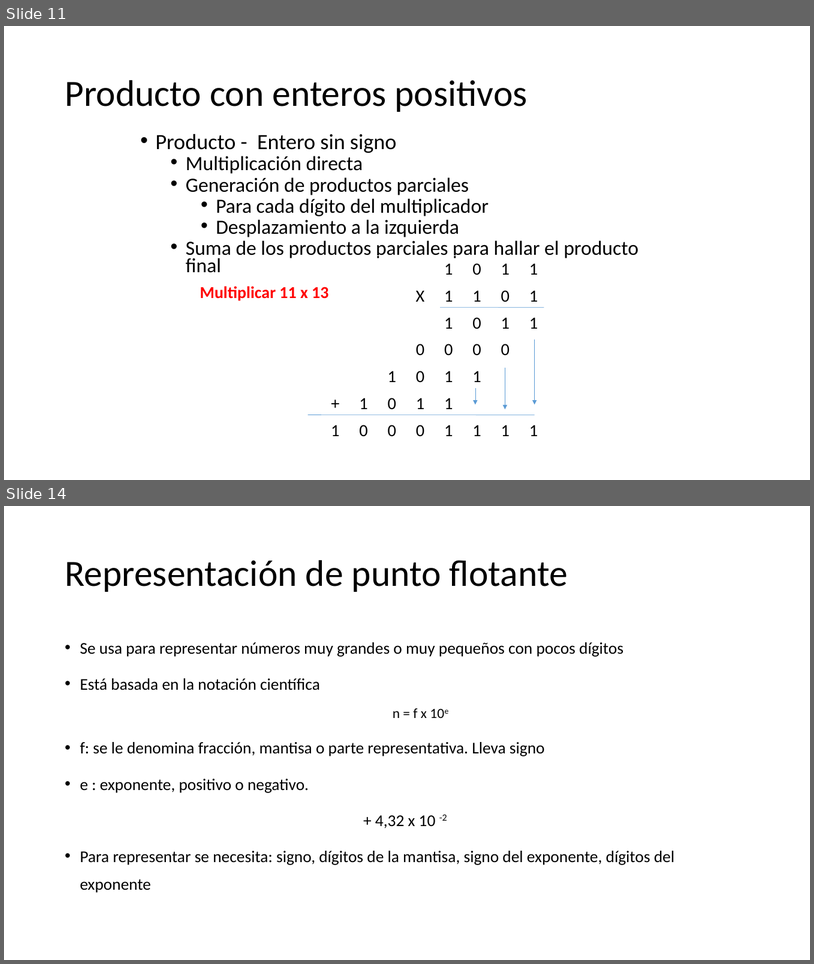
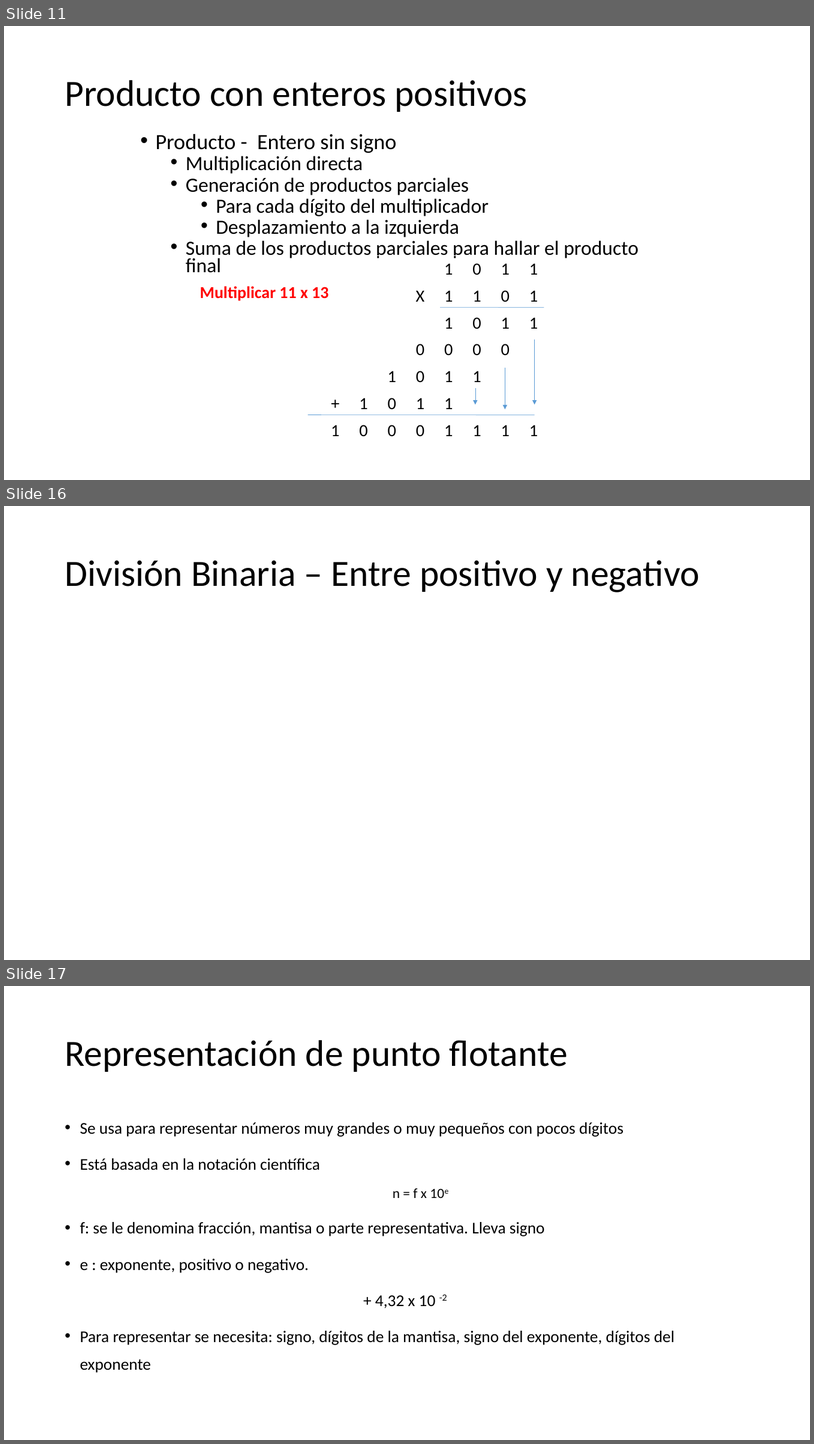
Before and after one commit to CesarLopez-Profe/Fundamentos_Programacion, a slide deck: Slides/3_Aritmetica_del_computador.pptx. Shown one above the other, each under a label of ours: slides 11 and 14 before the commit, slides 11, 16 and 17 after it; the slides between them are not shown. The pictures are 814x964 and 814x1444 pixels, drawn with LibreOffice and Linux fonts; fonts in the diff are those of the drawing; background and template pictures are left out. Boxes give left, top, right and bottom in pixels: in the first picture for what was removed or moved away, otherwise in the second. Text is boxed around its words. In the diff, an @@ line names an element or a change of style, - is before the commit and + after.

```diff
--- a/Slides/3_Aritmetica_del_computador.pptx
+++ b/Slides/3_Aritmetica_del_computador.pptx
@@ slide 16 added at (4,506,810,960), background picture (left out) @@
@@ title added at (65,560,700,592), 49.9 pt, text #000000 @@
+División Binaria – Entre positivo y negativo
@@ what was slide 14 is now slide 17 @@
```
Also in this commit, not shown: 2 slides changed, 2 other slides added, 1 other file.
